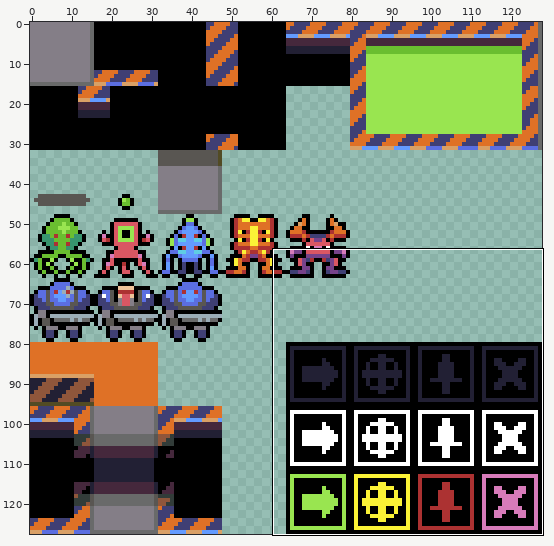
Pixel-art file -- src/assets/sprites.aseprite. The first picture is a wide view before the edit; the outline marks the close-up.
Close-up. Before:
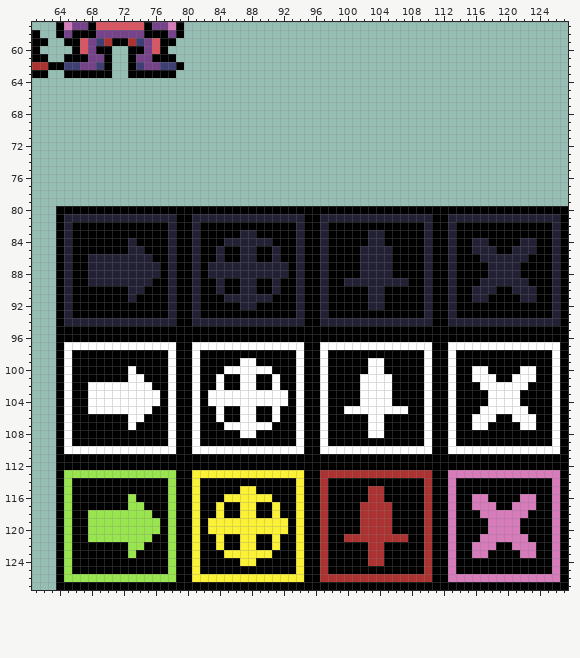
128x128 pixels, 1 frame. Shown: x 61..127, y 57..127.
Now the later version:
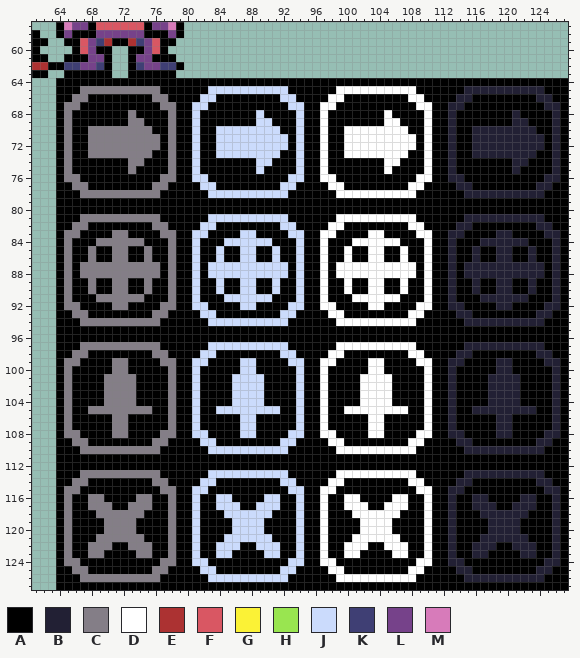
Palette (. is transparent): A #000000  B #222034  C #847e87  D #ffffff  E #ac3232  F #d95763  G #fbf236  H #99e550  J #cbdbfc  K #3f3f74  L #76428a  M #d77bba
The edit:
Changed rows in their new state; - is an unchanged pixel.
first column x 64:
 64 AAAAAAAAAAAAAAAAAAAAAAAAAAAAAAAAAAAAAAAAAAAAAAAAAAAAAAAAAAAAAAAA
 65 AAACCCCCCCCCCAAAAAAJJJJJJJJJJAAAAAADDDDDDDDDDAAAAAABBBBBBBBBBAAA
 66 AACCAAAAAAAACCAAAAJJAAAAAAAAJJAAAADDAAAAAAAADDAAAABBAAAAAAAABBAA
 67 ACCAAAAAAAAAACCAAJJAAAAAAAAAAJJAADDAAAAAAAAAADDAABBAAAAAAAAAABBA
 68 ACAAAAAAACAAAACAAJAAAAAAAJAAAAJAADAAAAAAADAAAADAABAAAAAAABAAAABA
 69 ACAAAAAAACCAAACAAJAAAAAAAJJAAAJAADAAAAAAADDAAADAABAAAAAAABBAAABA
 70 ACAACCCCCCCCAACAAJAAJJJJJJJJAAJAADAADDDDDDDDAADAABAABBBBBBBBAABA
 71 ACAACCCCCCCCCACAAJAAJJJJJJJJJAJAADAADDDDDDDDDADAABAABBBBBBBBBABA
 72 ACAACCCCCCCCCACAAJAAJJJJJJJJJAJAADAADDDDDDDDDADAABAABBBBBBBBBABA
 73 ACAACCCCCCCCAACAAJAAJJJJJJJJAAJAADAADDDDDDDDAADAABAABBBBBBBBAABA
 74 ACAAAAAAACCAAACAAJAAAAAAAJJAAAJAADAAAAAAADDAAADAABAAAAAAABBAAABA
 75 ACAAAAAAACAAAACAAJAAAAAAAJAAAAJAADAAAAAAADAAAADAABAAAAAAABAAAABA
 76 ACCAAAAAAAAAACCAAJJAAAAAAAAAAJJAADDAAAAAAAAAADDAABBAAAAAAAAAABBA
 77 AACCAAAAAAAACCAAAAJJAAAAAAAAJJAAAADDAAAAAAAADDAAAABBAAAAAAAABBAA
 78 AAACCCCCCCCCCAAAAAAJJJJJJJJJJAAAAAADDDDDDDDDDAAAAAABBBBBBBBBBAAA
 79 AAAAAAAAAAAAAAAAAAAAAAAAAAAAAAAAAAAAAAAAAAAAAAAAAAAAAAAAAAAAAAAA
 81 -AACCCCCCCCCCAA--AAJJJJJJJJJJAA--AADDDDDDDDDDAA--AA----------AA-
 82 -ACC--------CCA--AJJ--------JJA--ADD--------DDA--ABB--------BBA-
 83 -CC----CC----CC--JJ----JJ----JJ--DD----DD----DD---B----BB----B--
 84 -C---CCCCCC---C--J---JJJJJJ---J--D---DDDDDD---D-----A-BBBB-A----
 85 -C--C--CCAAC--C--J--J--JJ--J--J--D--D-ADDA-D--D------AABBAA-----
 86 -C--CAACCAAC--C--J--J--JJ--J--J--D--D-ADDA-D--D-----BAA--AAB----
 87 -C-CCCCCCCCCC-C--J-JJJJJJJJJJ-J--D-DDDDDDDDDD-D----BBB----BBB---
 88 -C-CCCCCCCCCC-C--J-JJJJJJJJJJ-J--D-DDDDDDDDDD-D----BBB----BBB---
 89 -C--CAACCAAC--C--J--J--JJ--J--J--D--DAADDAAD--D-----BAA--AAB----
 90 -C--C--CCAAC--C--J--J--JJ--J--J--D--D--DD--D--D------AABBAA-----
 91 -C---CCCCCC---C--J---JJJJJJ---J--D---DDDDDD---D-----A-BBBB-A----
 92 -CC----CC----CC--JJ----JJ----JJ--DD----DD----DD---B----BB----B--
 93 -ACC--------CCA--AJJ--------JJA--ADD--------DDA--ABB--------BBA-
 94 -AACCCCCCCCCCAA--AAJJJJJJJJJJAA--AADDDDDDDDDDAA--AA----------AA-
 97 -AACCCCCCCCCCAA--AAJJJJJJJJJJAA--AA----------AA--AABBBBBBBBBBAA-
 98 -ACC--------CCA--AJJ--------JJA--ADD--------DDA--ABB--------BBA-
 99 -CC----CC----CC--JJ----JJ----JJ---D----------D---BB----BB----BB-
100 -C-----CCA----C--J---AAJJAA---J------------------B--AA-BB-AA--B-
101 -C----CCCCA---C--J--A-JJJJ-A--J------------------B--AABBBBAA--B-
102 -C--AACCCCAA--C--J--A-JJJJ-A--J------------------B---ABBBBA---B-
103 -C--AACCCCAAA-C--J-AAAJJJJAAA-J------------------B----BBBB----B-
104 -C--AACCCCAAA-C--J-AAAJJJJAAA-J------------------B----BBBB----B-
105 -C--CCCCCCCC--C--J--JJJJJJJJ--J------------------B--BBBBBBBB--B-
106 -C-----CCAA---C--J--A--JJ--A--J------------------B--AAABBAAA--B-
107 -C-----CCA----C--J---AAJJAA---J------------------B--AA-BB-AA--B-
108 -CC----CC----CC--JJ----JJ----JJ---D----------D---BB----BB----BB-
109 -ACC--------CCA--AJJ--------JJA--ADD--------DDA--ABB--------BBA-
110 -AACCCCCCCCCCAA--AAJJJJJJJJJJAA--AA----------AA--AABBBBBBBBBBAA-
113 -AACCCCCCCCCCAA--AAJJJJJJJJJJAA--AADDDDDDDDDDAA--AABBBBBBBBBBAA-
114 -ACC--------CCA--AJJ--------JJA--ADD--------DDA--ABB--------BBA-
115 -CC----------CC--JJ----AA----JJ--DD----AA----DD--BB----------BB-
116 -C--CC---ACC--C--J--JJAAAAJJ--J--D--DD-AA-DD--D--B--BB----BB--B-
117 -C--CCC--CCC--C--J--JJJAAJJJ--J--D--DDDAADDD--D--B--BBB--BBB--B-
118 -C--ACCCCCCA--C--J--AJJJJJJA--J--D---DDDDDD---D--B---BBBBBB---B-
119 -C--AACCCCAAA-C--J-AAAJJJJAAA-J--D----DDDD----D--B----BBBB----B-
120 -C--AACCCCAAA-C--J-AAAJJJJAAA-J--D----DDDD----D--B----BBBB----B-
121 -C--ACCCCCCA--C--J--AJJJJJJA--J--D--ADDDDDDA--D--B---BBBBBB---B-
122 -C--CCC--CCC--C--J--JJJAAJJJ--J--D--DDDAADDD--D--B--BBB--BBB--B-
123 -C--CC---ACC--C--J--JJAAAAJJ--J--D--DD-AA-DD--D--B--BB----BB--B-
124 -CC----------CC--JJ----AA----JJ--DD----AA----DD--BB----------BB-
125 -ACC--------CCA--AJJ--------JJA--ADD--------DDA--ABB--------BBA-
126 -AACCCCCCCCCCAA--AAJJJJJJJJJJAA--AADDDDDDDDDDAA--AABBBBBBBBBBAA-
Changed places in both close-ups, as pixel boxes (x1, y1, x2, y2):
changed: (56, 78, 568, 582)
